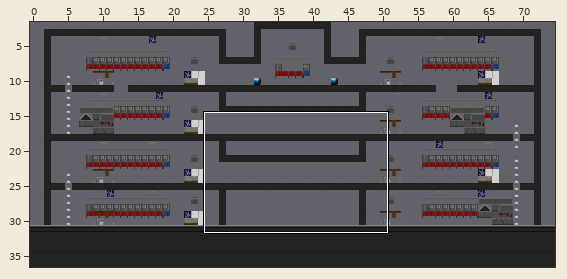
An edit to a level. Tiled map, resources/tilemap/zona_hospital.tmx. The picture above shows the old version from afar; the outline marks the close-up.
Close-up. Before the edit:
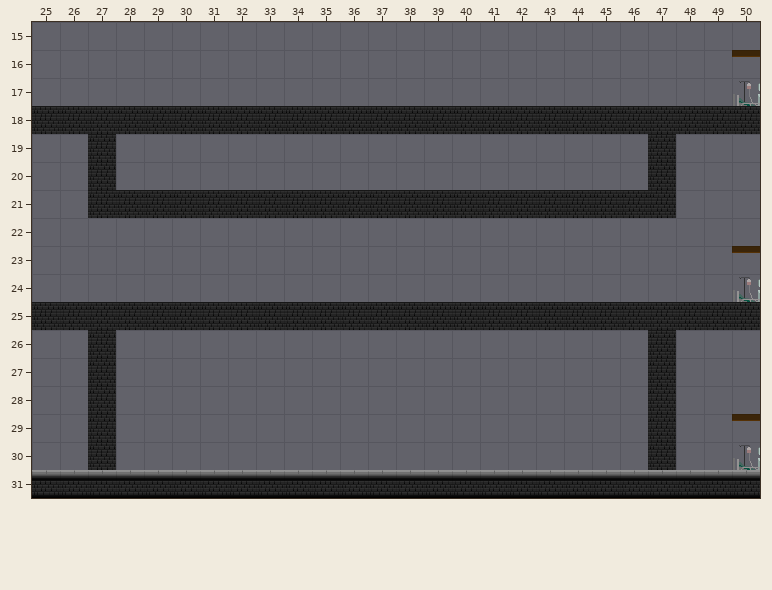
Cells are 32x32 px. Shown: x 25..50, y 15..31. The commit also changed other parts of the map, which this record leaves out. The commit also replaced the tileset; all pictures use the new one.
The same view after the edit:
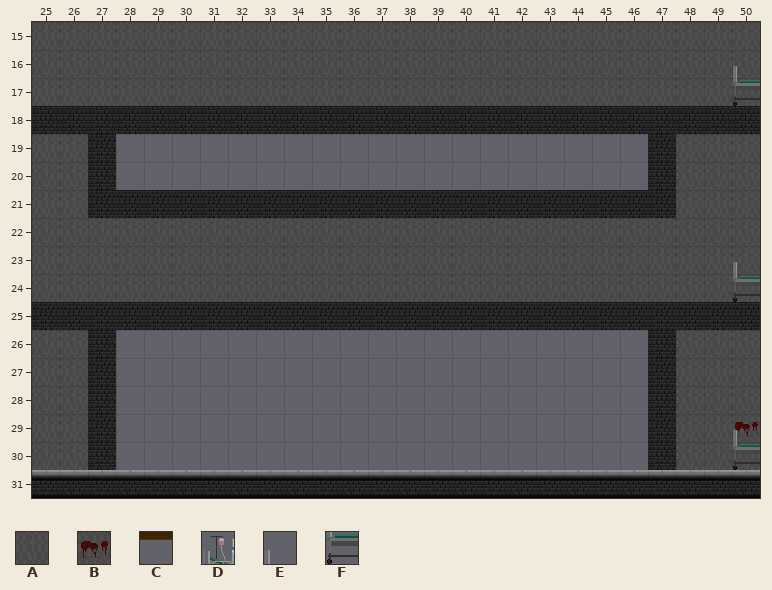
Key: from "template_tileset": A 33, B 34, C 175, D 187, E 217, F 232.
_ is an empty cell.
Change:
Layer "Background":
y 15..17: x 25..50 __________________________ -> AAAAAAAAAAAAAAAAAAAAAAAAAA
y 19..21: x 25..26 __ -> AA; x 48..50 ___ -> AAA
y 22..24: x 25..50 __________________________ -> AAAAAAAAAAAAAAAAAAAAAAAAAA
y 26..28: x 25..26 __ -> AA; x 48..50 ___ -> AAA
y 29: x 25..26 __ -> AA; x 48..50 ___ -> AAB
y 30: x 25..26 __ -> AA; x 48..50 ___ -> AAA
Layer "Elements":
y 16: x 50 C -> E
y 17: x 50 D -> F
y 23: x 50 C -> E
y 24: x 50 D -> F
y 29: x 50 C -> E
y 30: x 50 D -> F
